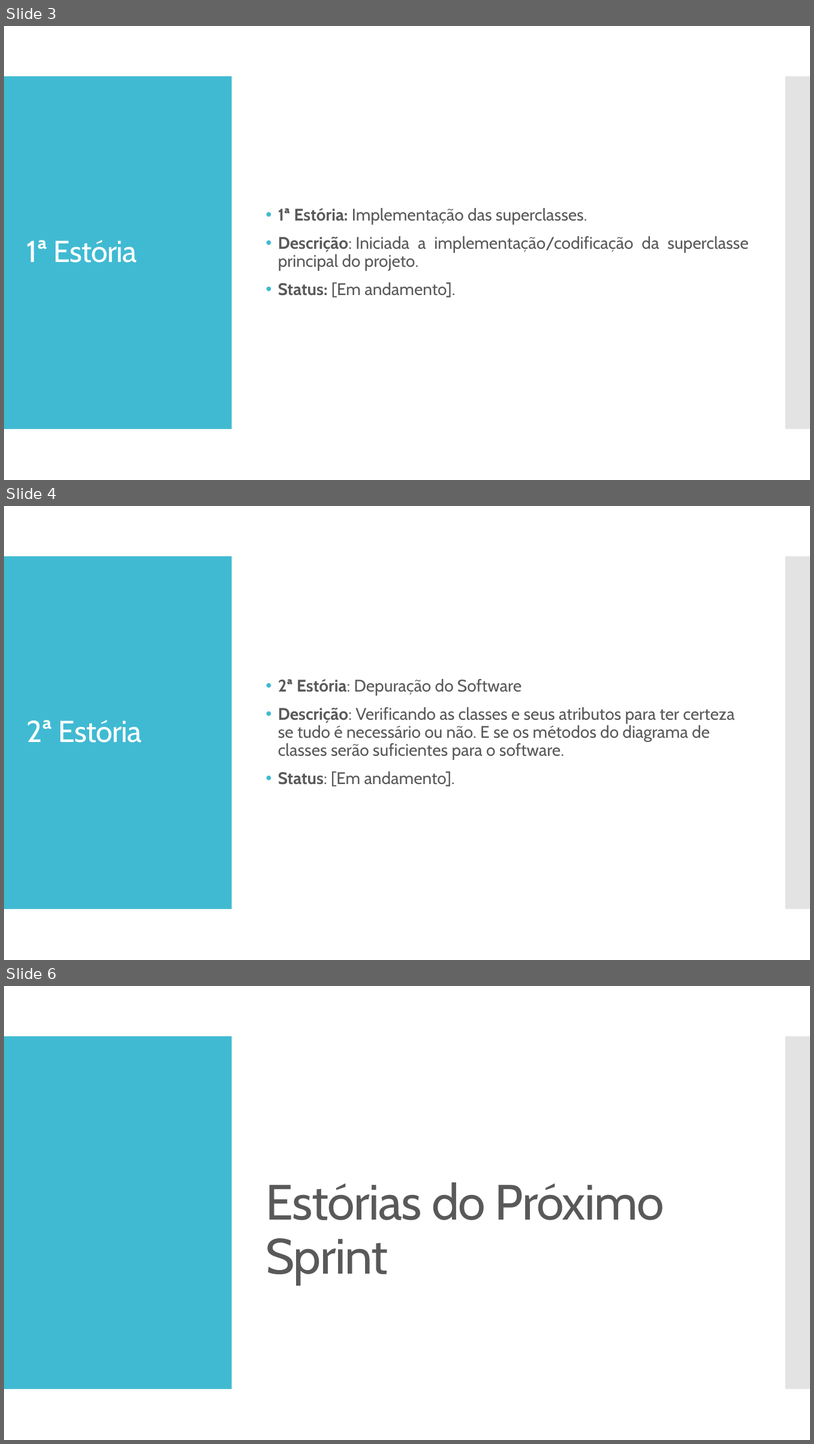
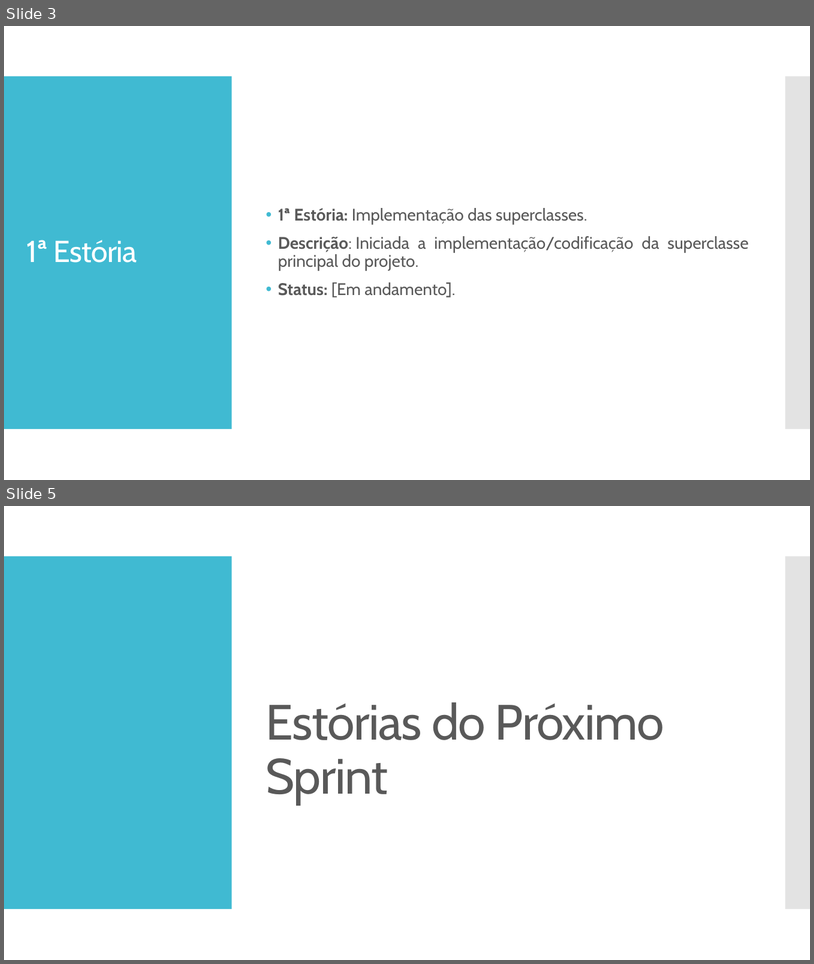
Before and after one commit to AlexandroGonSan/Projeto_final_POO_2018.2, a slide deck: Sprints/Sprint_004 da equipe.pptx. Shown one above the other, each under a label of ours: slides 3, 4 and 6 before the commit, slides 3 and 5 after it; the slides between them are not shown. The pictures are 814x1444 and 814x964 pixels, drawn with LibreOffice and Linux fonts; fonts in the diff are those of the drawing. Boxes give left, top, right and bottom in pixels: in the first picture for what was removed or moved away, otherwise in the second. Text is boxed around its words. In the diff, an @@ line names an element or a change of style, - is before the commit and + after.

```diff
--- a/Sprints/Sprint_004 da equipe.pptx
+++ b/Sprints/Sprint_004 da equipe.pptx
@@ slide 4 removed at box(4, 506, 810, 960), background #FFFFFF; not listed: 2 template elements that a slide beside it also shows @@
@@ text removed at box(278, 679, 735, 786) @@
-• 2ª Estória: Depuração do Software
-• Descrição: Verificando as classes e seus atributos para ter certeza se tudo é necessário ou não. E se os métodos do diagrama de classes serão suficientes para o software.
-• Status: [Em andamento].
@@ title removed at box(27, 720, 142, 742) @@
-2ª Estória
@@ what was slide 6 is now slide 5 @@
```
Also in this commit, not shown: 2 slides changed.
